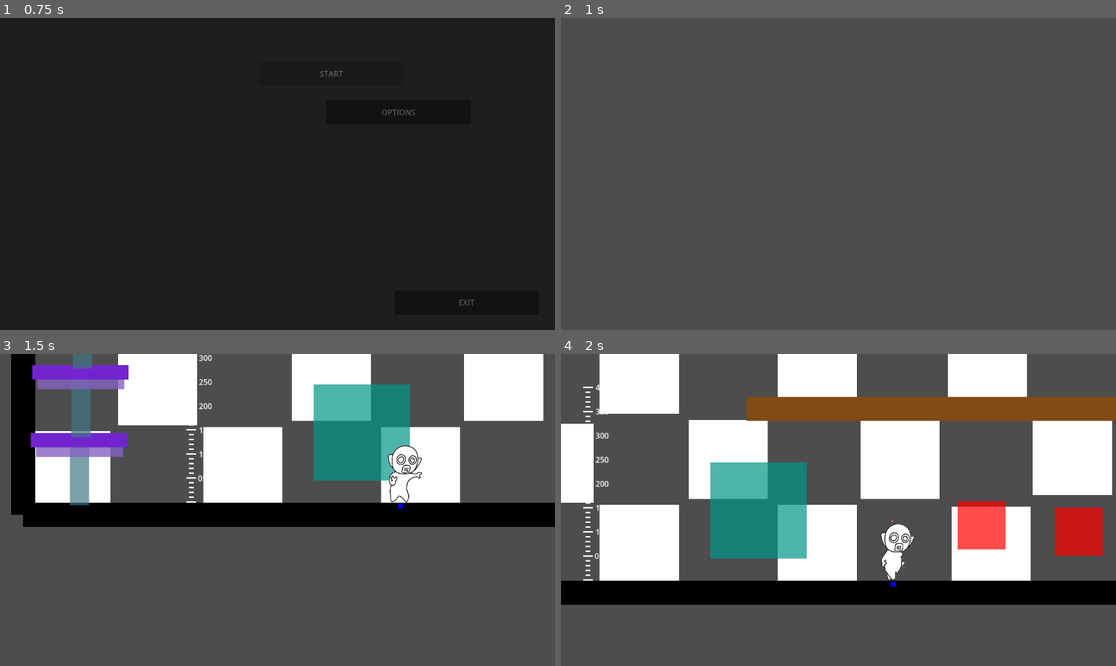
Above: before the commit, frames 1-4 (two rows, left to right).
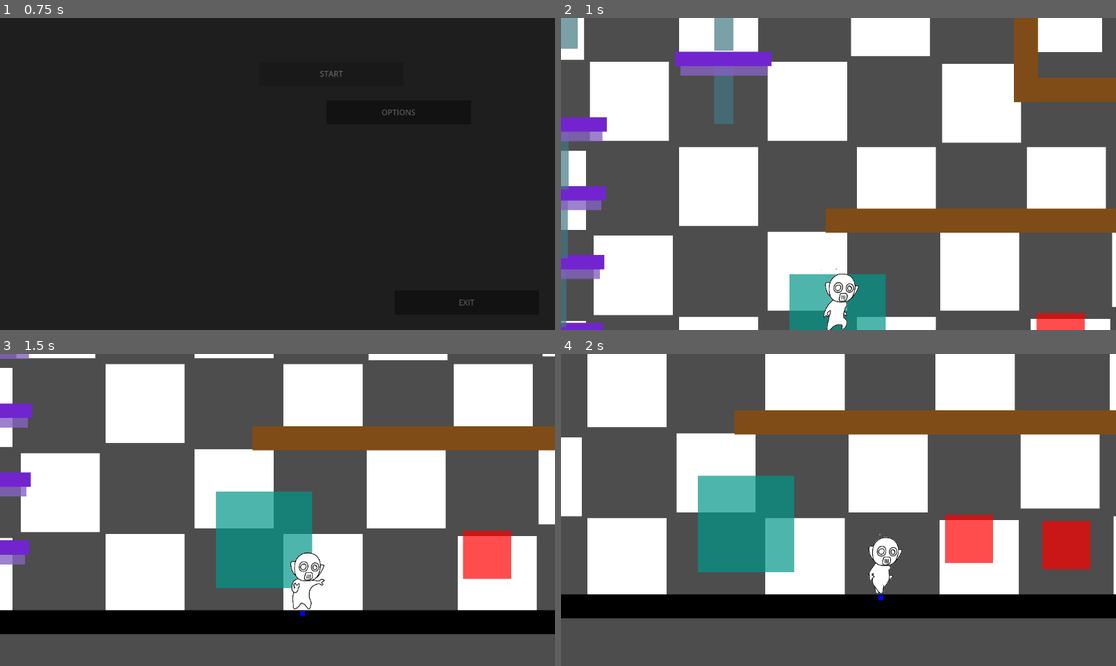
Above: after the commit, the same moments.

Repository: nanomugen/automata-project
Game: Godot game, scene res://scenes/main_menu.tscn
Same seed, same stepped clock (60 frames per second), same inputs: the game is played once before the commit and once after it.
Inputs:
- Up to frame 1 (0.75 s): click "START" at 0.5 s
- Up to frame 2 (1 s): no input
- Up to frame 3 (1.5 s): hold Right (move_right) from 1.28 s (still down); tap Ctrl (attack) at 1.35 s
- Up to frame 4 (2 s): keep holding Right (move_right); tap Space (jump) at 1.52 s

Frame 1 is identical in both runs. In frame 2, 51% of the frame differs, in the area x 0-100%, y 0-100%; in frame 3, 52%, in the area x 0-100%, y 0-90%; in frame 4, 34%.

Commit message:
temporary save system

Diff:
--- a/project.godot
+++ b/project.godot
@@ -18,6 +18,10 @@
 run/main_scene="uid://dde8kumnw7gqm"
 config/features=PackedStringArray("4.6", "Forward Plus")
 config/icon="res://icon.svg"
+
+[autoload]
+
+FileSystem="*uid://g8nw5uc88ylv"
 
 [input]
 
--- /dev/null
+++ b/scenes/file_system.tscn
@@ -0,0 +1,3 @@
+[gd_scene format=3 uid="uid://cxjh01wthnymv"]
+
+[node name="file_system" type="Node2D" unique_id=1224864260]
--- a/scenes/main.tscn
+++ b/scenes/main.tscn
@@ -19,7 +19,7 @@
 position = Vector2(706, -559)
 
 [node name="Start_State" parent="." unique_id=697267880 node_paths=PackedStringArray("init", "points", "exits", "human") instance=ExtResource("2_sugp2")]
-position = Vector2(3427, -2665)
+position = Vector2(1000, 0)
 init = NodePath("init")
 points = [NodePath("point"), NodePath("point2")]
 exits = [NodePath("exit")]
@@ -114,7 +114,7 @@
 position = Vector2(554, -1138)
 
 [node name="State" parent="." unique_id=143421711 node_paths=PackedStringArray("init", "points", "exits", "human") instance=ExtResource("2_sugp2")]
-position = Vector2(3500, 0)
+position = Vector2(3670, 0)
 init = NodePath("init2")
 points = [NodePath("point3")]
 exits = [NodePath("exit2")]
@@ -254,7 +254,7 @@
 scale = Vector2(0.6, 1)
 
 [node name="State2" parent="." unique_id=1827339490 node_paths=PackedStringArray("init", "points", "exits", "human") instance=ExtResource("2_sugp2")]
-position = Vector2(5502, 2102)
+position = Vector2(6577, 0)
 init = NodePath("init")
 points = [NodePath("point"), NodePath("point2"), NodePath("point3")]
 exits = [NodePath("exit"), NodePath("exit2"), NodePath("exit3")]
@@ -292,3 +292,8 @@
 
 [node name="ruler" parent="." unique_id=276425642 instance=ExtResource("5_tbgi4")]
 position = Vector2(2776, -2692)
+
+[node name="testValue" type="Label" parent="." unique_id=2003271680]
+offset_right = 40.0
+offset_bottom = 23.0
+text = "teste de texto"
--- /dev/null
+++ b/scripts/file_system.gd
@@ -0,0 +1,25 @@
+extends Node2D
+
+const FILE_PATH: String = "user://file_save.json"
+
+var save_data: Dictionary = {
+	"test_value" : 0,
+	"test_value 2": 0
+}
+
+func _ready() -> void:
+	_load()
+
+func _save() -> void:
+	var file:FileAccess = FileAccess.open(FILE_PATH,FileAccess.WRITE)
+	file.store_var(save_data)
+	file.close()
+
+func _load() -> void:
+	if FileAccess.file_exists(FILE_PATH):
+		var file: FileAccess = FileAccess.open(FILE_PATH,FileAccess.READ)
+		var data:Dictionary = file.get_var()
+		for i in data:
+			if save_data.has(i):
+				save_data[i] = data[i]
+		file.close()
--- a/scripts/main.gd
+++ b/scripts/main.gd
@@ -1,12 +1,13 @@
 extends Node2D
 @onready var human: Human = $human
 @export var start_state: State;
+@onready var test_value: Label = $testValue
 
 func _ready() -> void:
 	var pos:Vector2 = start_state.initPos + start_state.position;
 	start_state.this_is_current_state = true
-	#print("pos no main: " + str(pos));
 	human.position = pos;
+	test_value.text = "valor de teste: "+str(FileSystem.save_data["test_value"])
 
 func _process(delta: float) -> void:
 	pass
--- a/scripts/state.gd
+++ b/scripts/state.gd
@@ -53,6 +53,8 @@
 func transition_next_state(exit:Exit)->void:
 	print(exit.is_final)
 	if exit.is_final :
+		FileSystem.save_data["test_value"] += 1
+		FileSystem._save()
 		get_tree().change_scene_to_file("res://scenes/congratulations.tscn")
 	if exit.nextState == null:
 		return
Not shown, added: build/web/index.apple-touch-icon.png.import
Not shown, added: build/web/index.icon.png.import
Not shown, added: build/web/index.png.import
Not shown, changed: export_presets.cfg
Not shown, added: scripts/file_system.gd.uid
Not shown, added: build/linux/automata.pck
Not shown, added: build/linux/automata.sh
Not shown, added: build/linux/automata.x86_64
